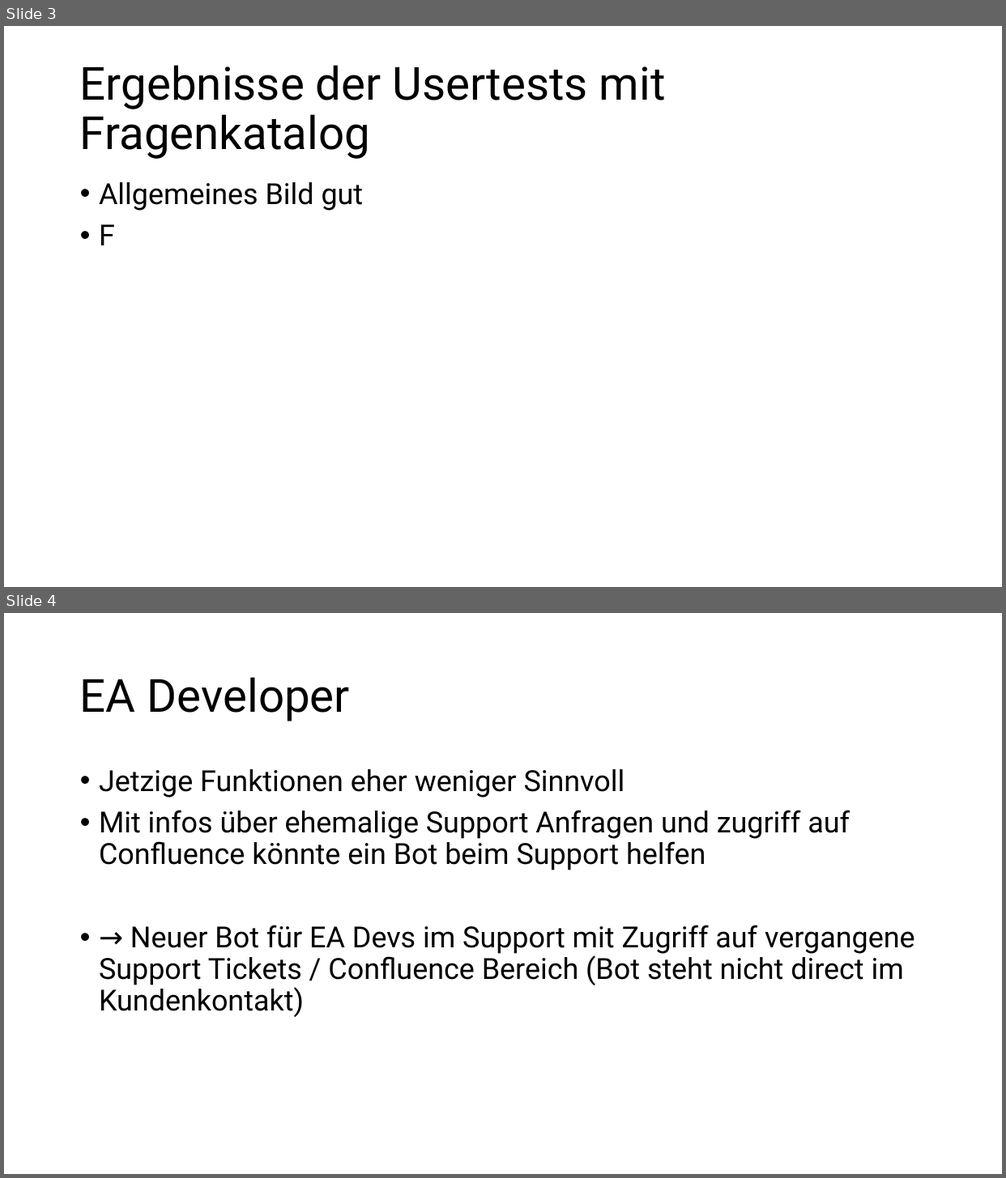
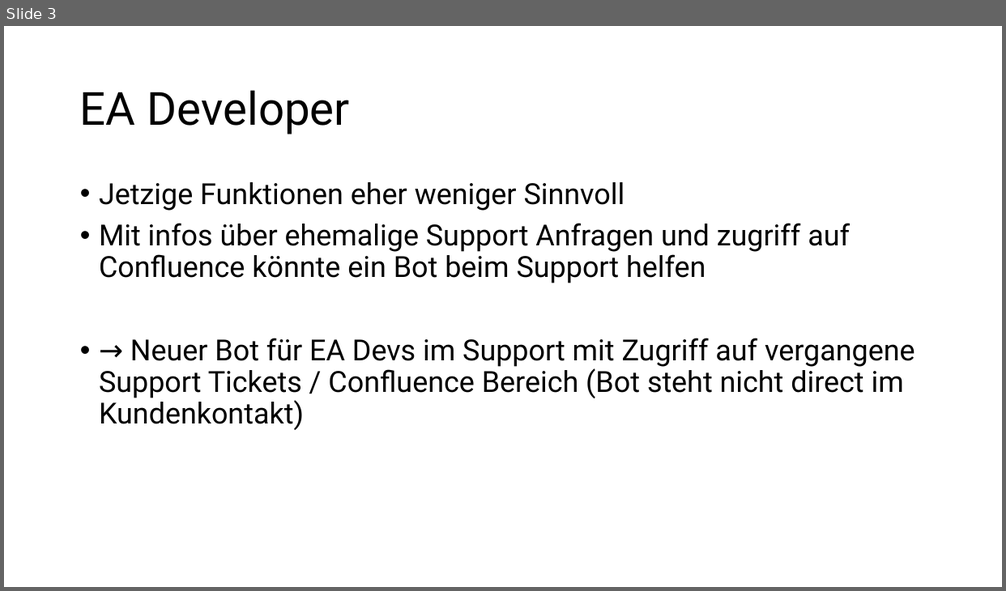
Before and after one commit to gladklo/bachelorThesis, a slide deck: Nico-Silas.pptx. Shown one above the other, each under a label of ours: slides 3 and 4 before the commit, slide 3 after it. The pictures are 1006x1178 and 1006x591 pixels, drawn with LibreOffice and Linux fonts; fonts in the diff are those of the drawing. Boxes give left, top, right and bottom in pixels: in the first picture for what was removed or moved away, otherwise in the second. Text is boxed around its words. In the diff, an @@ line names an element or a change of style, - is before the commit and + after.

```diff
--- a/Nico-Silas.pptx
+++ b/Nico-Silas.pptx
@@ slide 3 removed at [4,26,1002,587], background #FFFFFF @@
@@ title removed at [80,65,666,159] @@
-Ergebnisse der Usertests mit Fragenkatalog
@@ text removed at [99,182,364,246] @@
-• Allgemeines Bild gut
-• F
@@ what was slide 4 is now slide 3 @@
```
Also in this commit, not shown: 3 slides changed, 1 other file.
